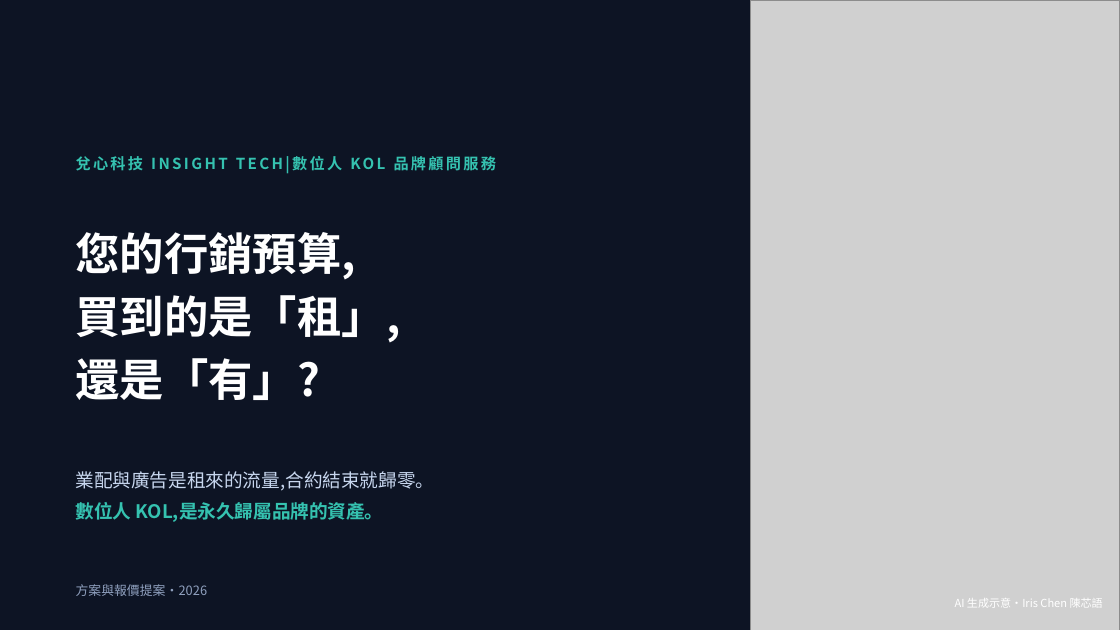
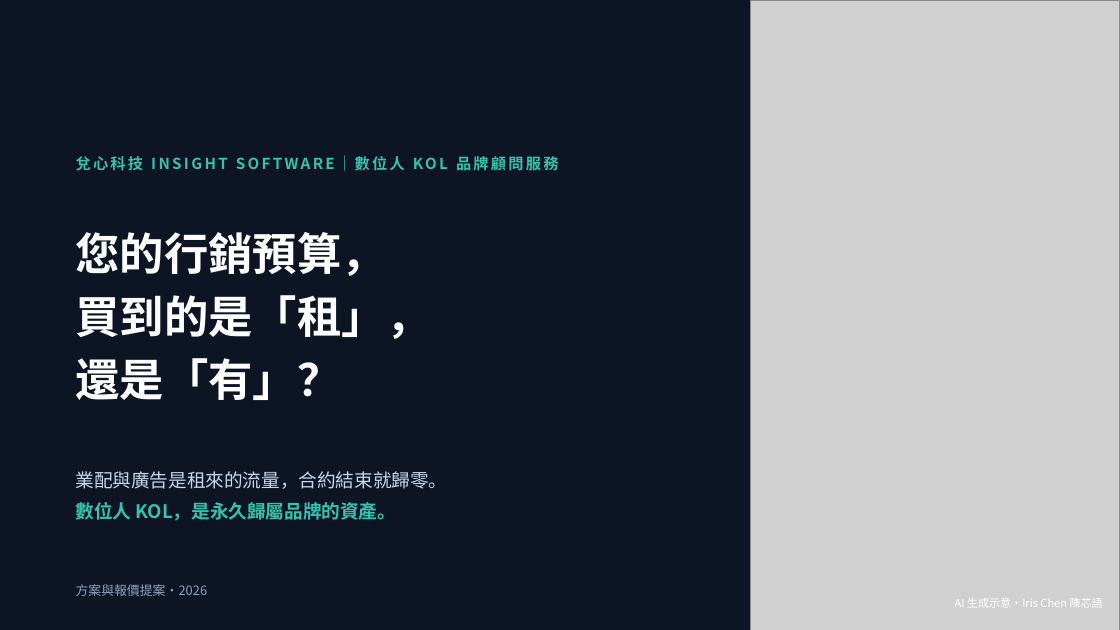
Before and after one commit to pennyhuang-oss/Virtual_KOL_Studio, a slide deck: slide 1 of business/數位人KOL-對外提案簡報.pptx. Drawn at 1120x630 pixels with LibreOffice and Linux fonts; fonts in the diff are those of the drawing; grey boxes stand for pictures. Boxes give left, top, right and bottom in pixels: in the first picture for what was removed or moved away, otherwise in the second. Text is boxed around its words. In the diff, an @@ line names an element or a change of style, - is before the commit and + after.

```diff
--- a/business/數位人KOL-對外提案簡報.pptx
+++ b/business/數位人KOL-對外提案簡報.pptx
@@ text at (76, 155, 558, 171): text changed @@
-兌心科技 INSIGHT TECH|數位人 KOL 品牌顧問服務
+兌心科技 INSIGHT SOFTWARE｜數位人 KOL 品牌顧問服務
@@ text at (76, 232, 431, 400): text changed @@
-您的行銷預算,
-買到的是「租」,
-還是「有」?
+您的行銷預算，
+買到的是「租」，
+還是「有」？
@@ text at (76, 471, 448, 521): text changed @@
-業配與廣告是租來的流量,合約結束就歸零。
-數位人 KOL,是永久歸屬品牌的資產。
+業配與廣告是租來的流量，合約結束就歸零。
+數位人 KOL，是永久歸屬品牌的資產。
```
Also in this commit, not shown: 10 other slides changed, 5 slides added, 5 slides removed, 2 other files.
